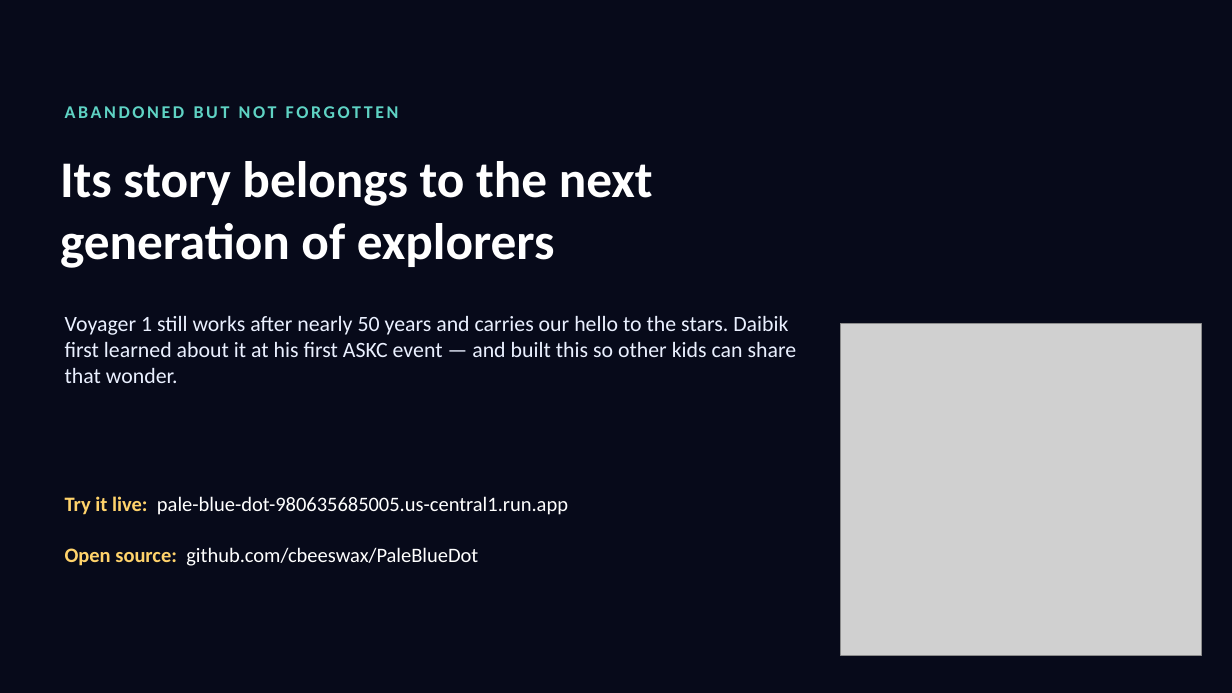
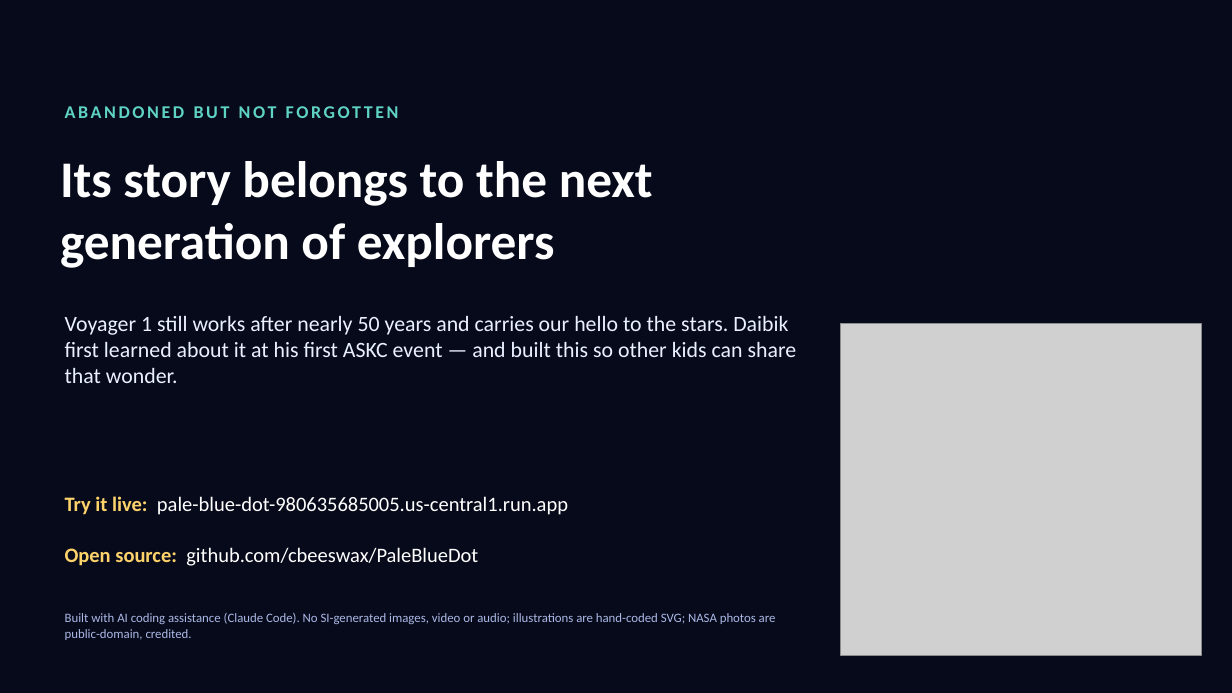
Before and after one commit to cbeeswax/PaleBlueDot, a slide deck: slide 7 of docs/PaleBlueDot-Demo.pptx. Drawn at 1232x693 pixels with LibreOffice and Linux fonts; fonts in the diff are those of the drawing; grey boxes stand for pictures. Boxes give left, top, right and bottom in pixels: in the first picture for what was removed or moved away, otherwise in the second. Text is boxed around its words. In the diff, an @@ line names an element or a change of style, - is before the commit and + after.

```diff
--- a/docs/PaleBlueDot-Demo.pptx
+++ b/docs/PaleBlueDot-Demo.pptx
@@ text added at (65, 613, 776, 640), 10 pt, text #AAB8E6 @@
+Built with AI coding assistance (Claude Code). No SI-generated images, video or audio; illustrations are hand-coded SVG; NASA photos are public-domain, credited.
```
Also in this commit, not shown: 2 other files.
